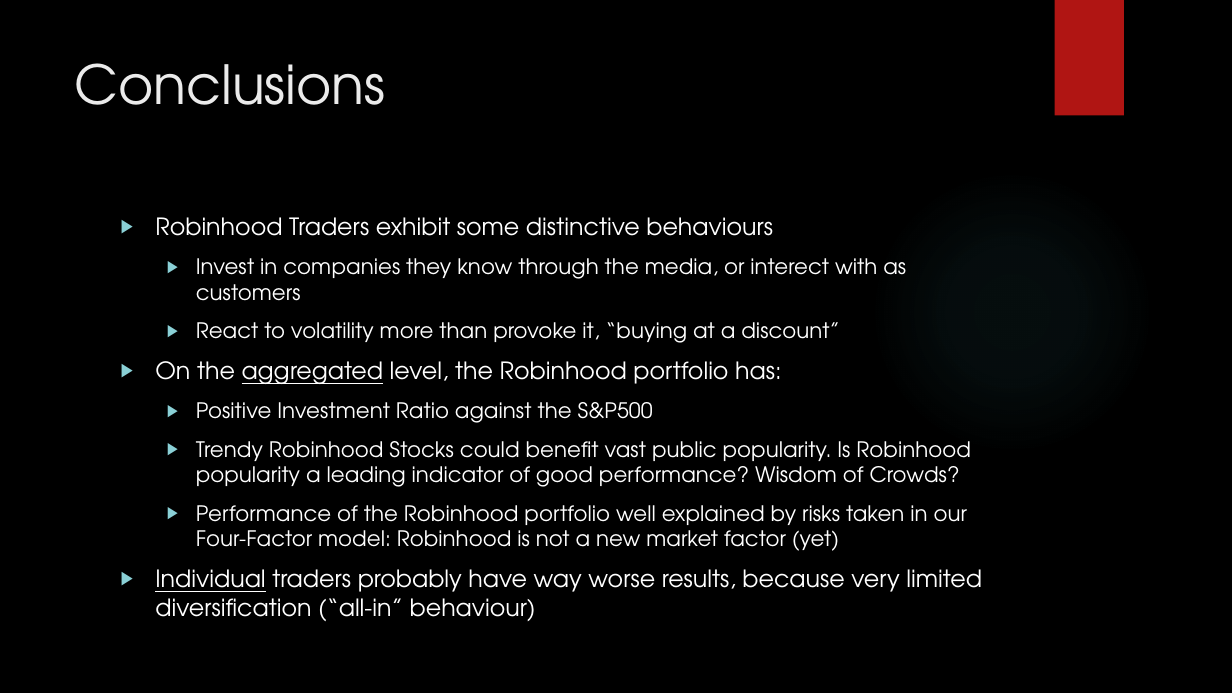
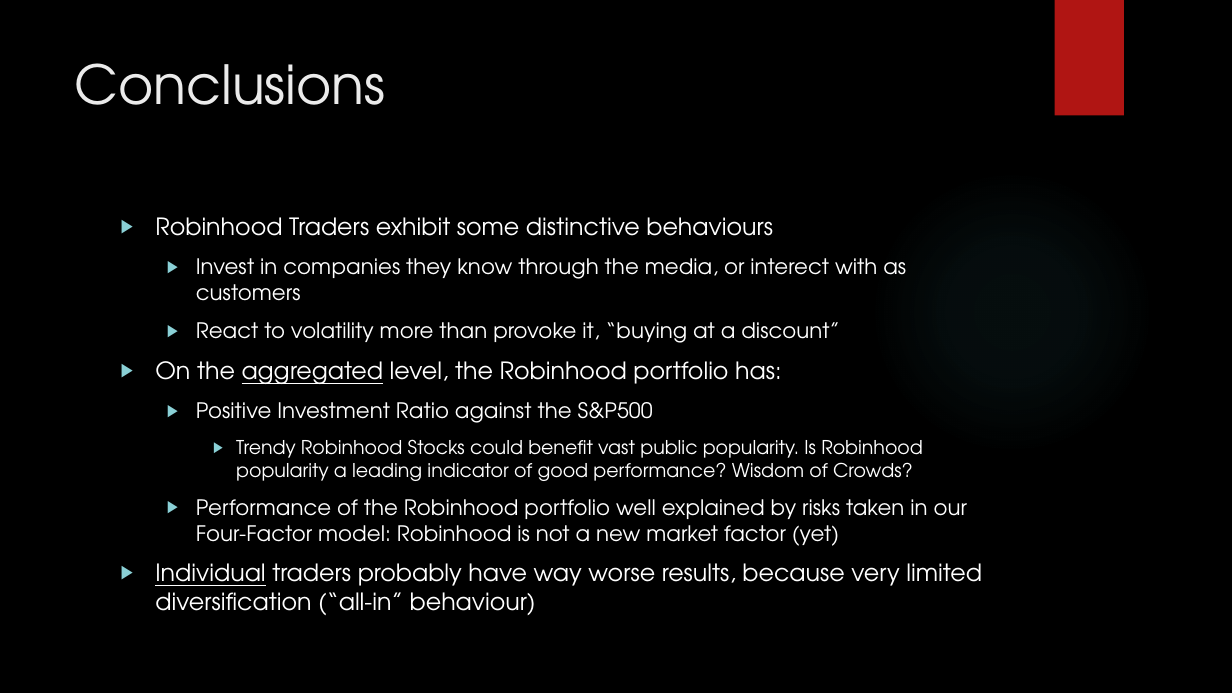
Before and after one commit to GabCaz/robinhoodMarket, a slide deck: slide 23 of presentation_material/Robinhood_Project.pptx. Drawn at 1232x693 pixels with LibreOffice and Linux fonts; fonts in the diff are those of the drawing; background and template pictures are left out. Boxes give left, top, right and bottom in pixels: in the first picture for what was removed or moved away, otherwise in the second. Text is boxed around its words. In the diff, an @@ line names an element or a change of style, - is before the commit and + after.

```diff
--- a/presentation_material/Robinhood_Project.pptx
+++ b/presentation_material/Robinhood_Project.pptx
@@ text at [236, 439, 922, 481]: size 16.6 to 14.8 pt in "Trendy Robinhood Stocks could benefit vast public ..."; list level 2 to 3 in "Trendy Robinhood Stocks could benefit ..." @@
```
Also in this commit, not shown: 5 other slides changed, 2 other files.
